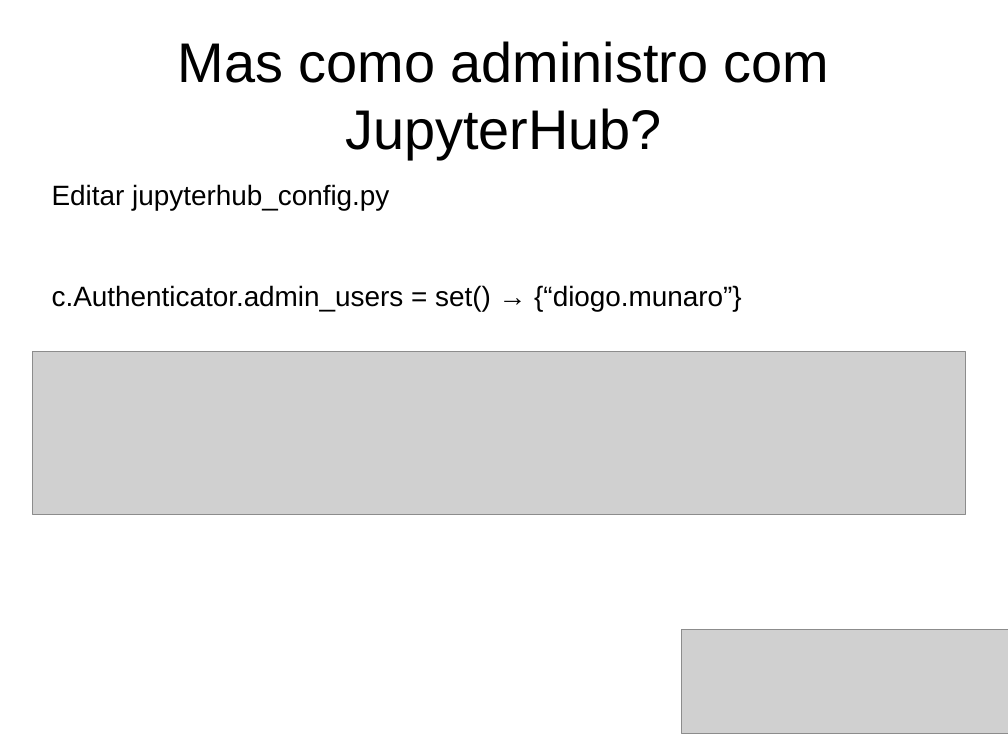
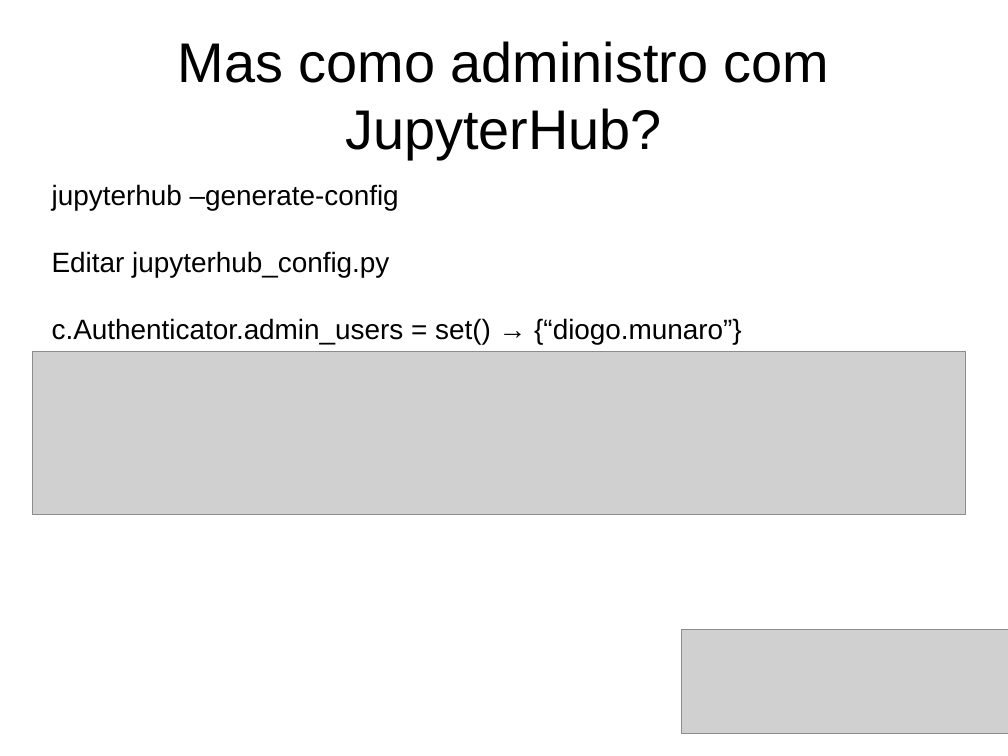
Before and after one commit to dmvieira/tutorial-jupyter-pyspark, a slide deck: slide 17 of tutorial.odp (slide 14 before the commit). Drawn at 1008x756 pixels with LibreOffice and Linux fonts; fonts in the diff are those of the drawing; grey boxes stand for pictures. Boxes give left, top, right and bottom in pixels: in the first picture for what was removed or moved away, otherwise in the second. Text is boxed around its words. In the diff, an @@ line names an element or a change of style, - is before the commit and + after.

```diff
--- a/tutorial.odp
+++ b/tutorial.odp
@@ text at [52, 184, 399, 211]: paragraph added @@
+jupyterhub –generate-config
```
Also in this commit, not shown: 7 other slides changed, 4 slides added, 3 other files.
